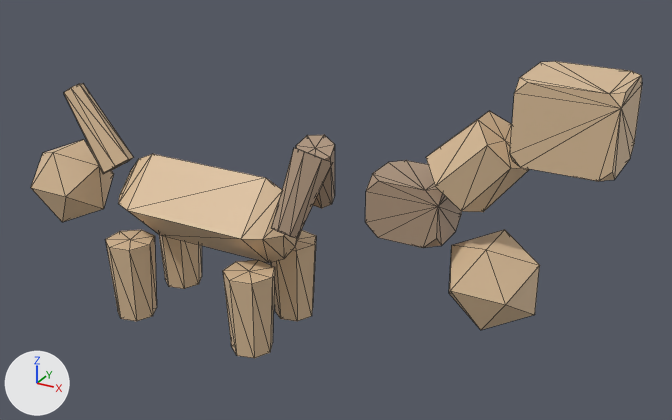
A saved change to the glTF model public/studio/v2.15.0/d_dog/model.glb.
One viewpoint serves both versions: a 50 mm lens placed at (4.52, -5.95, 4.21), pointed at (1.15, 0.17, 1.16). Arrows for +X, +Y and +Z are at lower left; the lights stay in place. The first picture is the older version. Mesh edges are drawn as thin lines. Where no turn or scale is listed for an object, it has been applied to the vertices.

The scene before the commit, as lines of its bpy script (objects in view):
```python
ob_part1 = bpy.data.objects.new('part1', me_geometry_1)
ob_part1.location = (0.0, 0.0, 0.0)
ob_part10 = bpy.data.objects.new('part10', me_geometry_10)
ob_part10.location = (0.0, 0.0, 0.0)
ob_part12 = bpy.data.objects.new('part12', me_geometry_12)
ob_part12.location = (0.0, 0.0, 0.0)
ob_part2 = bpy.data.objects.new('part2', me_geometry_2)
ob_part2.location = (0.0, 0.0, 0.0)
ob_part3 = bpy.data.objects.new('part3', me_geometry_3)
ob_part3.location = (0.0, 0.0, 0.0)
ob_part4 = bpy.data.objects.new('part4', me_geometry_4)
ob_part4.location = (0.0, 0.0, 0.0)
ob_part6 = bpy.data.objects.new('part6', me_geometry_6)
ob_part6.location = (0.0, 0.0, 0.0)
ob_part7 = bpy.data.objects.new('part7', me_geometry_7)
ob_part7.location = (0.0, 0.0, 0.0)
ob_part8 = bpy.data.objects.new('part8', me_geometry_8)
ob_part8.location = (0.0, 0.0, 0.0)
# also in view: 'part9' at (0.64, 0.34, 0.33); 'part11' at (-0.62, 0.34, 0.33); 'part0' at (0.0, 0.0, 1.0); 'part5' at (1.92, 0.0, 1.44)
```
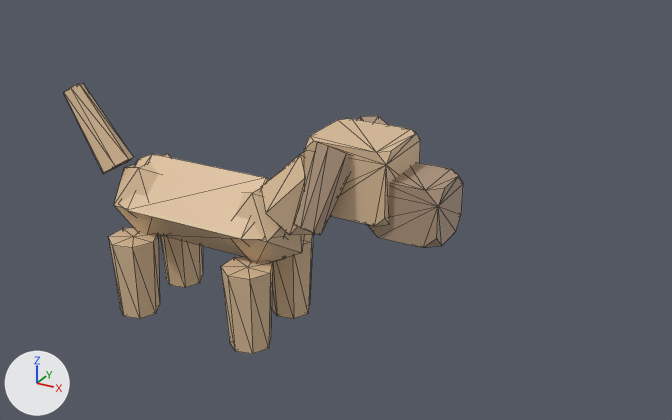
Boxes [x1, y1, x2, y2] around the edits, measured in the pictures (672 x 420 px):
'part4', moved: before [510, 61, 642, 181]; after [304, 119, 420, 226]
'part2', moved: before [449, 230, 540, 330]; after [234, 188, 304, 262]
'part3', moved: before [426, 111, 529, 212]; after [261, 152, 331, 235]
'part1', moved: before [31, 139, 114, 222]; after [114, 154, 171, 237]
'part7', moved: before [271, 148, 333, 238]; after [294, 142, 351, 235]
'part10', moved: before [223, 260, 275, 358]; after [221, 256, 273, 354]
'part12', moved: before [105, 230, 157, 321]; after [108, 228, 160, 319]
'part6', moved (mostly hidden afterwards): before [296, 135, 335, 208]; after [358, 116, 388, 125]

Diff of the bpy script that builds the scene:
```diff
--- a/public/studio/v2.15.0/d_dog/model.glb.py
+++ b/public/studio/v2.15.0/d_dog/model.glb.py
@@ me_geometry_1 @@
 # used by ob_part1; location = (0.0, 0.0, 0.0)
-me_geometry_1.from_pydata(...)  # 12 vertices, 20 faces; spans x -1.926..-1.228, y -0.323..0.323, z 0.597..1.294
+me_geometry_1.from_pydata(...)  # 12 vertices, 20 faces; spans x -0.929..-0.231, y -0.323..0.323, z 0.631..1.329
+# me_geometry_1 part 1: the whole mesh is moved by (0.997, 0.0, 0.034)
 me_geometry_1.materials.append(mat_defaultmaterial_001)
@@ me_geometry_2 @@
 # used by ob_part2; location = (0.0, 0.0, 0.0)
-me_geometry_2.from_pydata(...)  # 12 vertices, 20 faces; spans x 2.235..2.915, y -0.315..0.315, z 0.624..1.287
+me_geometry_2.from_pydata(...)  # 12 vertices, 20 faces; spans x 0.24..0.92, y -0.315..0.315, z 0.658..1.322
+# me_geometry_2 part 2: the whole mesh is moved by (-1.995, 0.0, 0.034)
 me_geometry_2.materials.append(mat_defaultmaterial_002)
@@ me_geometry_3 @@
 # used by ob_part3; location = (0.0, 0.0, 0.0)
-me_geometry_3.from_pydata(...)  # 16 vertices, 28 faces; spans x 2.052..2.778, y -0.292..0.292, z 1.483..2.209
+me_geometry_3.from_pydata(...)  # 16 vertices, 28 faces; spans x 0.623..1.349, y -0.292..0.292, z 0.974..1.701
+# me_geometry_3 part 3: the whole mesh is moved by (-1.429, 0.0, -0.509)
 me_geometry_3.materials.append(mat_defaultmaterial_003)
@@ me_geometry_4 @@
 # used by ob_part4; location = (0.0, 0.0, 0.0)
-me_geometry_4.from_pydata(...)  # 24 vertices, 44 faces; spans x 2.723..3.403, y -0.3..0.3, z 1.993..2.573
+me_geometry_4.from_pydata(...)  # 24 vertices, 44 faces; spans x 1.14..1.82, y -0.3..0.3, z 1.33..1.91
+# me_geometry_4 part 4: the whole mesh is moved by (-1.583, 0.0, -0.663)
 me_geometry_4.materials.append(mat_defaultmaterial_004)
@@ me_geometry_6 @@
 # used by ob_part6; location = (0.0, 0.0, 0.0)
-me_geometry_6.from_pydata(...)  # 16 vertices, 28 faces; spans x 0.771..1.13, y 0.008..0.519, z 1.058..1.74
+me_geometry_6.from_pydata(...)  # 16 vertices, 28 faces; spans x 1.194..1.553, y 0.127..0.639, z 1.249..1.931
+# me_geometry_6 part 5: the whole mesh is moved by (0.423, 0.12, 0.191)
 me_geometry_6.materials.append(mat_defaultmaterial_006)
@@ me_geometry_7 @@
 # used by ob_part7; location = (0.0, 0.0, 0.0)
-me_geometry_7.from_pydata(...)  # 16 vertices, 28 faces; spans x 0.947..1.307, y -0.569..-0.058, z 1.138..1.82
+me_geometry_7.from_pydata(...)  # 16 vertices, 28 faces; spans x 1.194..1.553, y -0.639..-0.127, z 1.249..1.931
+# me_geometry_7 part 6: the whole mesh is moved by (0.247, -0.07, 0.111)
 me_geometry_7.materials.append(mat_defaultmaterial_007)
@@ me_geometry_10 @@
 # used by ob_part10; location = (0.0, 0.0, 0.0)
-me_geometry_10.from_pydata(...)  # 16 vertices, 28 faces; spans x 0.428..0.846, y -0.559..-0.13, z -0.027..0.693
+me_geometry_10.from_pydata(...)  # 16 vertices, 28 faces; spans x 0.402..0.82, y -0.544..-0.116, z 0.0..0.72
+# me_geometry_10 part 7: the whole mesh is moved by (-0.026, 0.014, 0.027)
 me_geometry_10.materials.append(mat_defaultmaterial_010)
@@ me_geometry_12 @@
 # used by ob_part12; location = (0.0, 0.0, 0.0)
-me_geometry_12.from_pydata(...)  # 16 vertices, 28 faces; spans x -0.824..-0.406, y -0.559..-0.13, z -0.027..0.693
+me_geometry_12.from_pydata(...)  # 16 vertices, 28 faces; spans x -0.798..-0.38, y -0.544..-0.116, z 0.0..0.72
+# me_geometry_12 part 8: the whole mesh is moved by (0.026, 0.014, 0.027)
 me_geometry_12.materials.append(mat_defaultmaterial_012)
```
